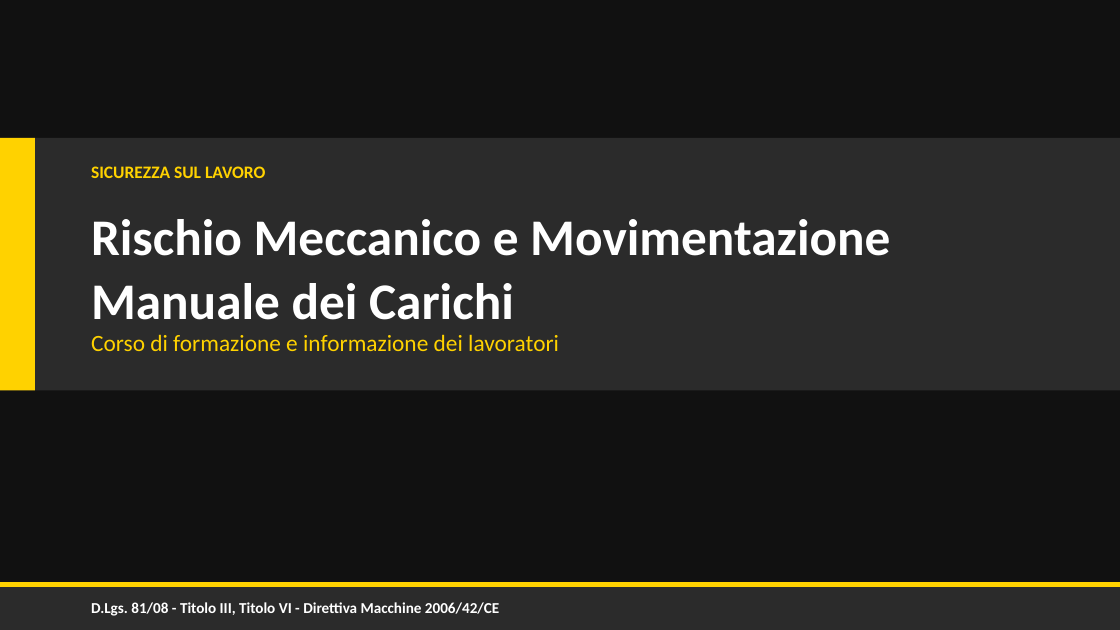
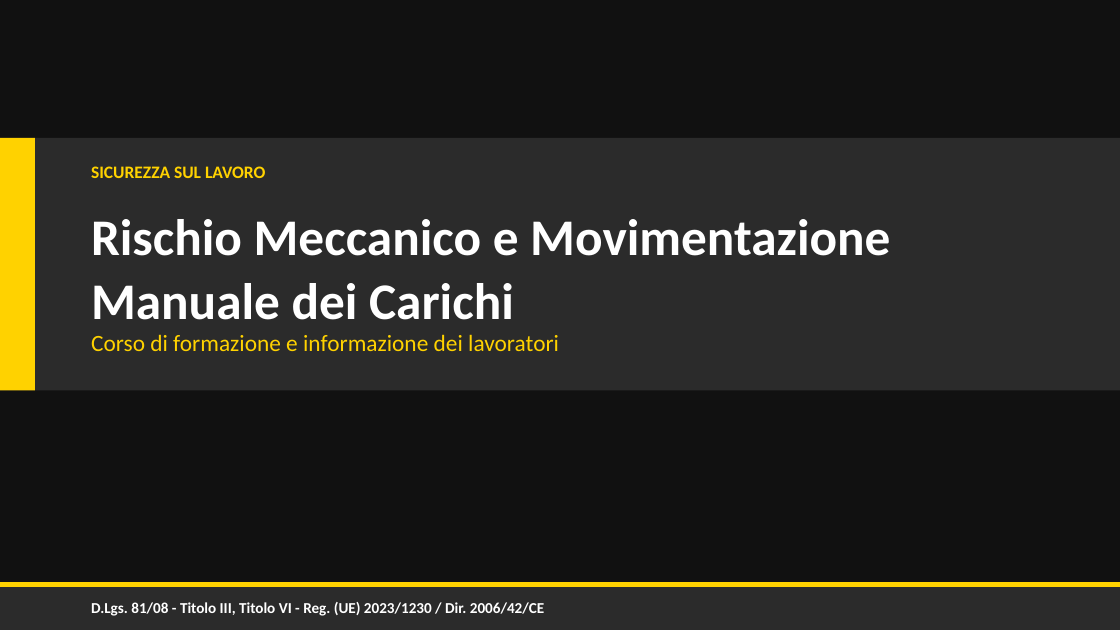
Before and after one commit to banditprodo-hue/ITALIC, a slide deck: slide 1 of SLIDE RISCHIO MECCANICO.pptx. Drawn at 1120x630 pixels with LibreOffice and Linux fonts; fonts in the diff are those of the drawing. Boxes give left, top, right and bottom in pixels: in the first picture for what was removed or moved away, otherwise in the second. Text is boxed around its words. In the diff, an @@ line names an element or a change of style, - is before the commit and + after.

Commit message:
Aggiunge il nuovo Regolamento Macchine (UE) 2023/1230
- 3 nuove slide nel Modulo 1: novita', alto rischio, cybersecurity, IA,
  modifiche sostanziali e periodo transitorio (applicazione dal 20/01/2027)
- Aggiorna il quadro normativo e il footer di copertina
- Numerazione slide resa dinamica (totale 103)

```diff
--- a/SLIDE RISCHIO MECCANICO.pptx
+++ b/SLIDE RISCHIO MECCANICO.pptx
@@ text at (x1=91, y1=602, x2=544, y2=616): text changed @@
-D.Lgs. 81/08 - Titolo III, Titolo VI - Direttiva Macchine 2006/42/CE
+D.Lgs. 81/08 - Titolo III, Titolo VI - Reg. (UE) 2023/1230 / Dir. 2006/42/CE
```
Also in this commit, not shown: 98 other slides changed, 3 slides added, 1 other file.
